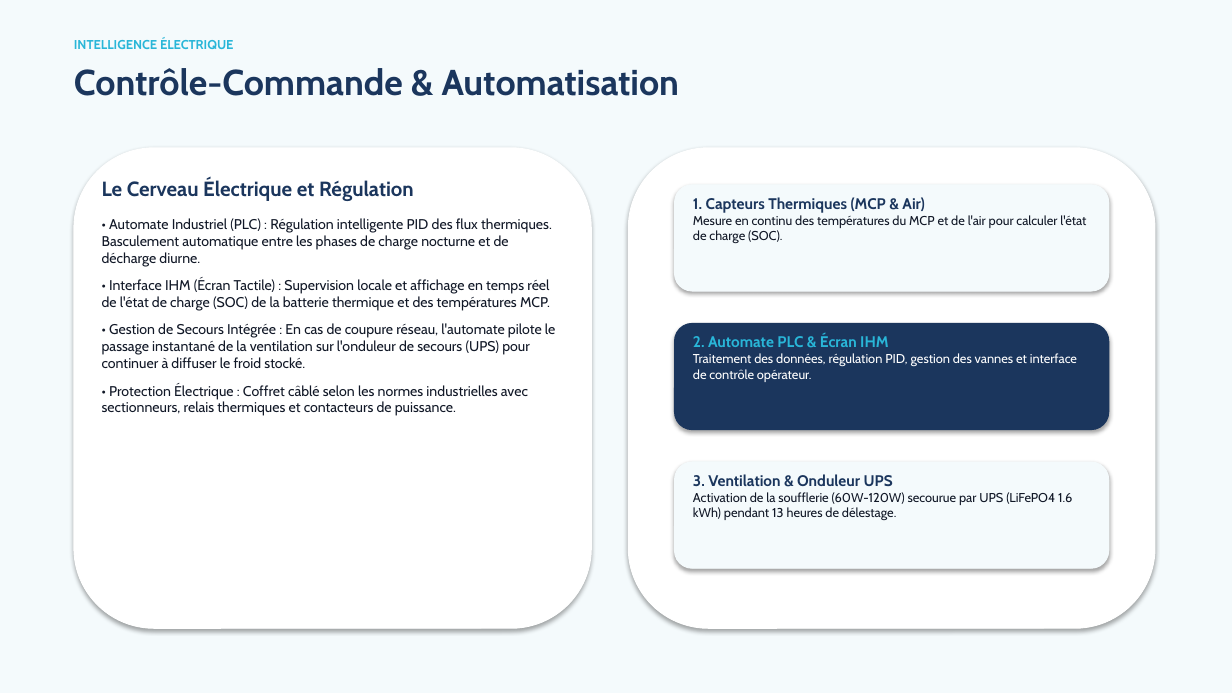
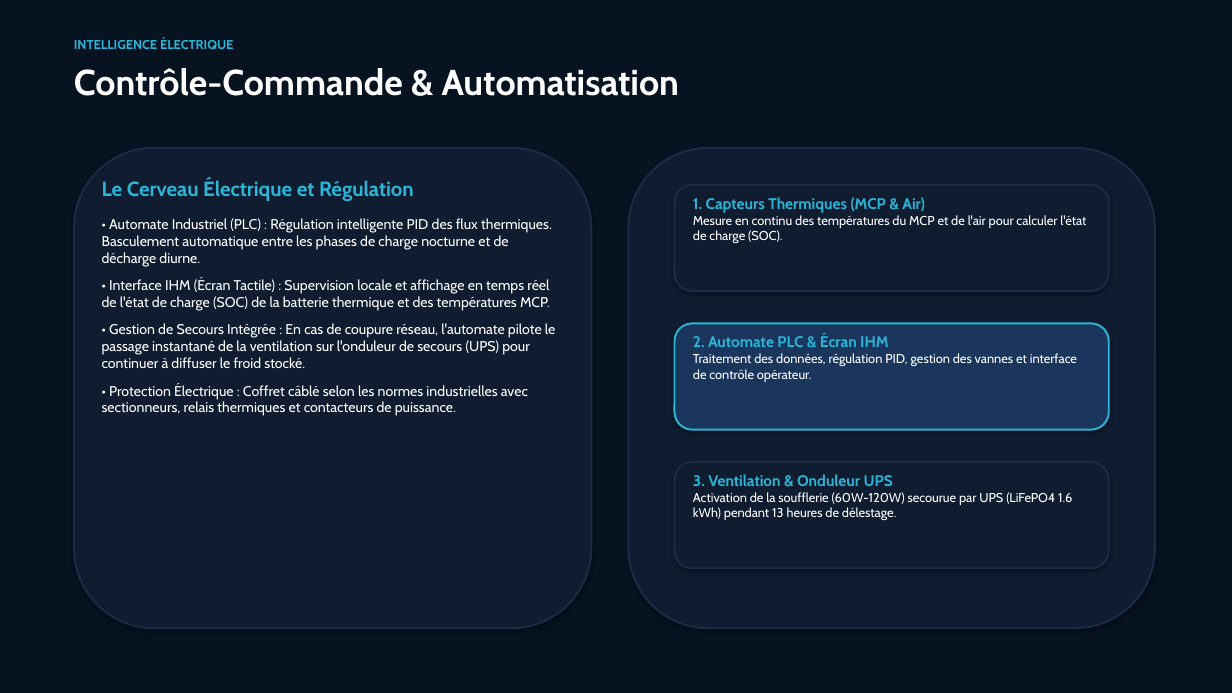
Before and after one commit to Islem-dev31/mcp-tes-simulator, a slide deck: slide 6 of kryodrop_pitch_deck.pptx. Drawn at 1232x693 pixels with LibreOffice and Linux fonts; fonts in the diff are those of the drawing. Boxes give left, top, right and bottom in pixels: in the first picture for what was removed or moved away, otherwise in the second. Text is boxed around its words. In the diff, an @@ line names an element or a change of style, - is before the commit and + after.

```diff
--- a/kryodrop_pitch_deck.pptx
+++ b/kryodrop_pitch_deck.pptx
@@ background #F4FAFC to #071321 @@
@@ text "Contrôle-Commande & Automatisation" at [74,68,680,96]: text colour #1B365D to #FFFFFF @@
@@ rounded rectangle at [74,148,592,628]: fill #FFFFFF to #101C30; outline #FFFFFF 0.75 pt to #1B2C49 1.5 pt @@
@@ rounded rectangle at [628,148,1155,628]: fill #FFFFFF to #101C30; outline #FFFFFF 0.75 pt to #1B2C49 1.5 pt @@
@@ text "Le Cerveau Électrique et Régulation" at [102,178,556,416]: text colour #1B365D to #29B6D8 in "Le Cerveau Électrique et Régulation"; text colour #111827 to #FFFFFF @@
@@ rounded rectangle at [675,185,1109,291]: fill #F4FAFC to #101C30; outline #F4FAFC 0.75 pt to #1B2C49 1.5 pt @@
@@ text "1. Capteurs Thermiques (MCP & ..." at [693,197,1086,244]: text colour #1B365D to #29B6D8 in "1. Capteurs Thermiques (MCP & Air)"; text colour #111827 to #FFFFFF in "Mesure en continu des températures du MCP ..." @@
@@ rounded rectangle at [675,323,1109,430]: outline #1B365D 0.75 pt to #29B6D8 1.5 pt @@
@@ rounded rectangle at [675,462,1109,568]: fill #F4FAFC to #101C30; outline #F4FAFC 0.75 pt to #1B2C49 1.5 pt @@
@@ text "3. Ventilation & Onduleur UPS" at [693,474,1072,520]: text colour #1B365D to #29B6D8 in "3. Ventilation & Onduleur UPS"; text colour #111827 to #FFFFFF in "Activation de la soufflerie (60W-120W) secourue par ..." @@
```
Also in this commit, not shown: 7 other slides changed, 2 other files.
